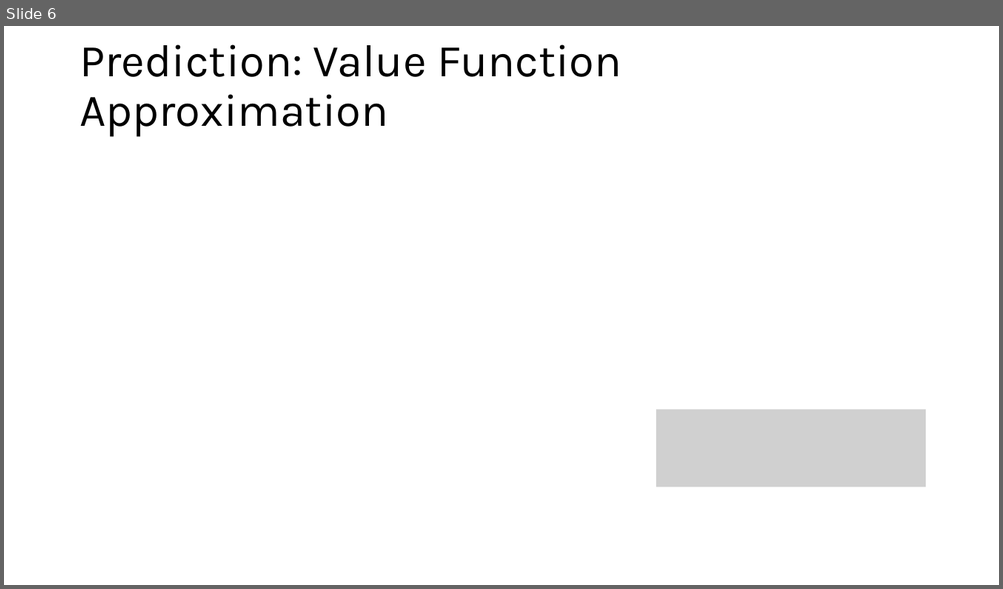
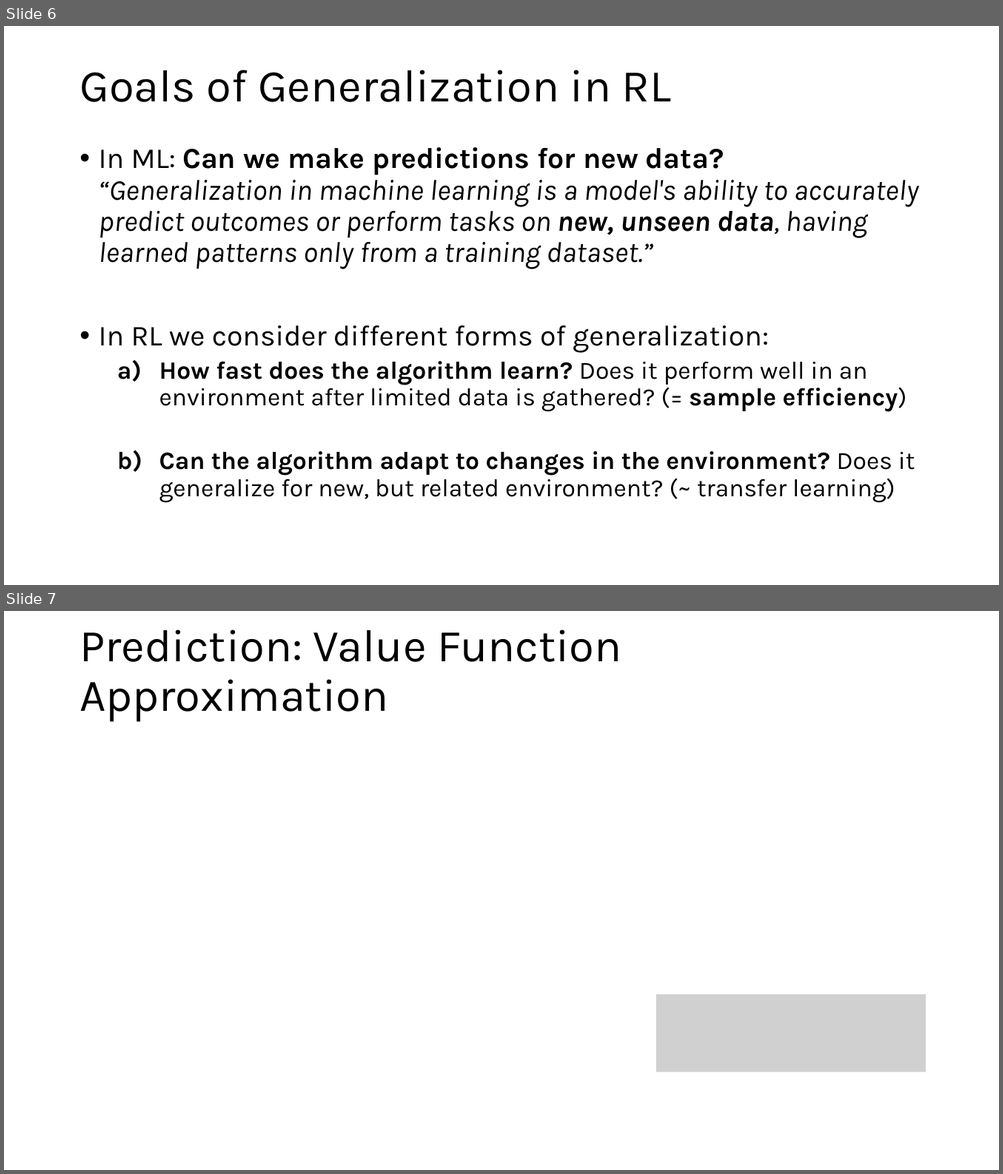
Before and after one commit to mhahsler/Introduction_to_Reinforcement_Learning, a slide deck: slides/Lecture_Chapter09.pptx. Shown one above the other, each under a label of ours: slide 6 before the commit, slides 6 and 7 after it. The pictures are 1003x589 and 1003x1174 pixels, drawn with LibreOffice and Linux fonts; fonts in the diff are those of the drawing; grey boxes stand for pictures. Boxes give left, top, right and bottom in pixels: in the first picture for what was removed or moved away, otherwise in the second. Text is boxed around its words. In the diff, an @@ line names an element or a change of style, - is before the commit and + after.

```diff
--- a/slides/Lecture_Chapter09.pptx
+++ b/slides/Lecture_Chapter09.pptx
@@ slide 6 added at (x1=4, y1=26, x2=999, y2=585), background #FFFFFF @@
@@ title added at (x1=79, y1=70, x2=671, y2=102), 44 pt, text #000000 @@
+Goals of Generalization in RL
@@ text added at (x1=99, y1=147, x2=919, y2=503), 28 pt, text #000000 @@
+• In ML: Can we make predictions for new data?
+  “Generalization in machine learning is a model's ability to accurately predict outcomes or perform tasks on new, unseen data, having learned patterns only from a training dataset.”
+• In RL we consider different forms of generalization:
+  a) How fast does the algorithm learn? Does it perform well in an environment after limited data is gathered? (= sample efficiency)
+  b) Can the algorithm adapt to changes in the environment? Does it generalize for new, but related environment? (~ transfer learning)
@@ what was slide 6 is now slide 7 @@
```
Also in this commit, not shown: 1 slide changed, 5 other files.
